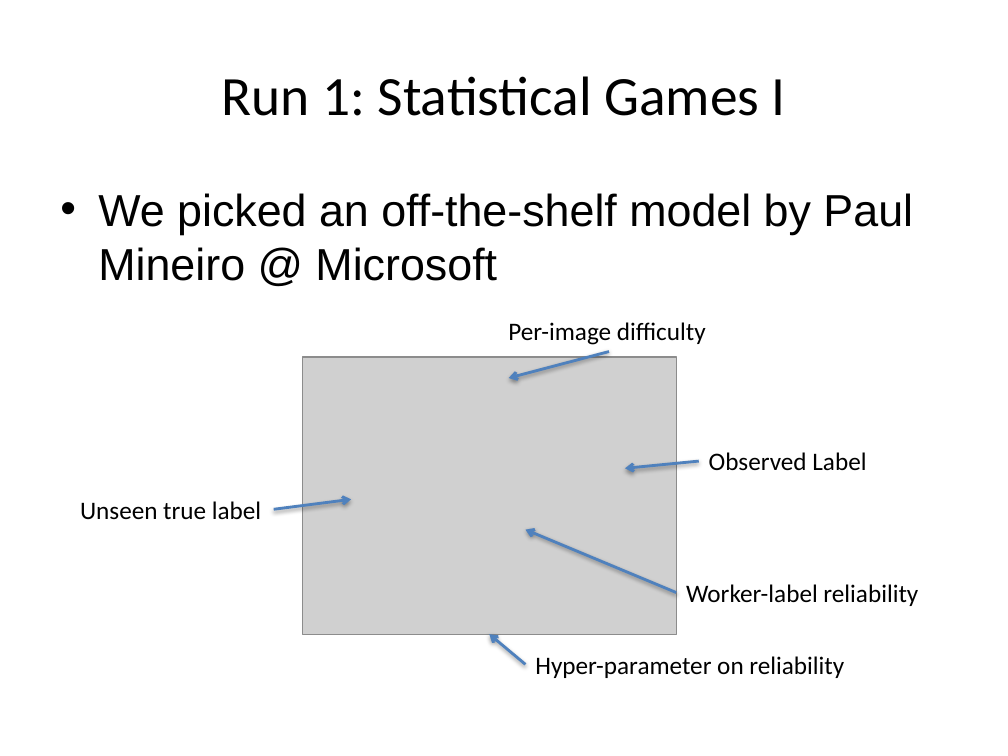
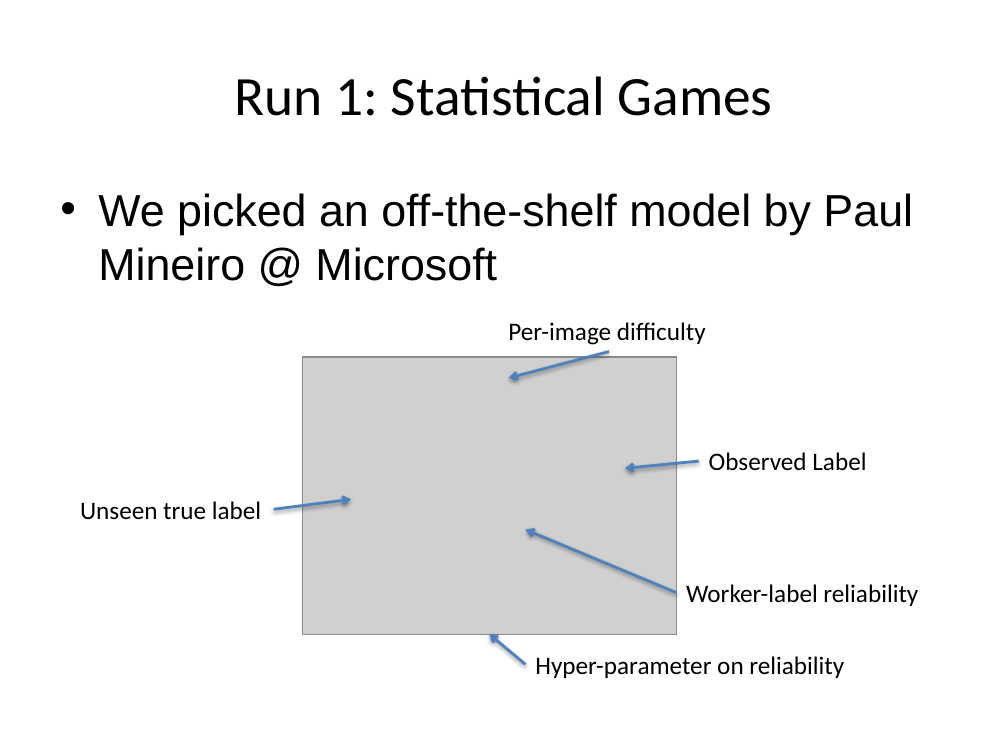
Before and after one commit to daviesjamie/soton-mediaeval2013, a slide deck: slide 4 of presentations/cs-long.pptx. Drawn at 1008x756 pixels with LibreOffice and Linux fonts; fonts in the diff are those of the drawing; grey boxes stand for pictures; background and template pictures are left out. Boxes give left, top, right and bottom in pixels: in the first picture for what was removed or moved away, otherwise in the second. Text is boxed around its words. In the diff, an @@ line names an element or a change of style, - is before the commit and + after.

```diff
--- a/presentations/cs-long.pptx
+++ b/presentations/cs-long.pptx
@@ title at (235, 76, 773, 116): text changed @@
-Run 1: Statistical Games I
+Run 1: Statistical Games
```
Also in this commit, not shown: 2 other slides changed, 8 slides added, 2 slides removed.
